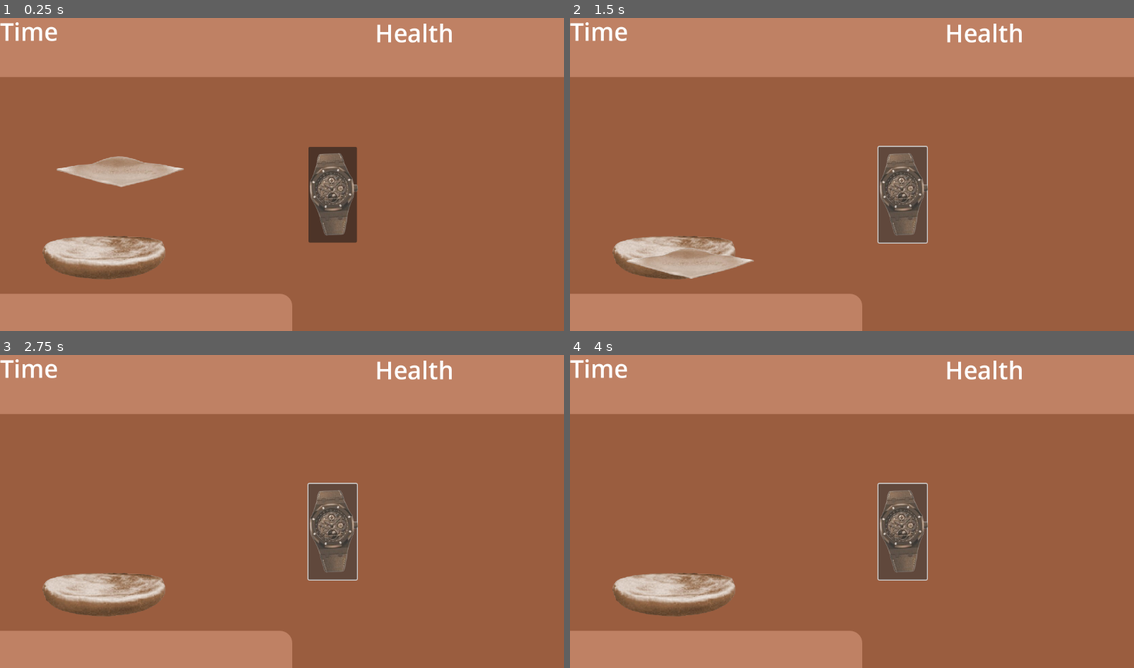
Above: before the commit, frames 1-4 (two rows, left to right).
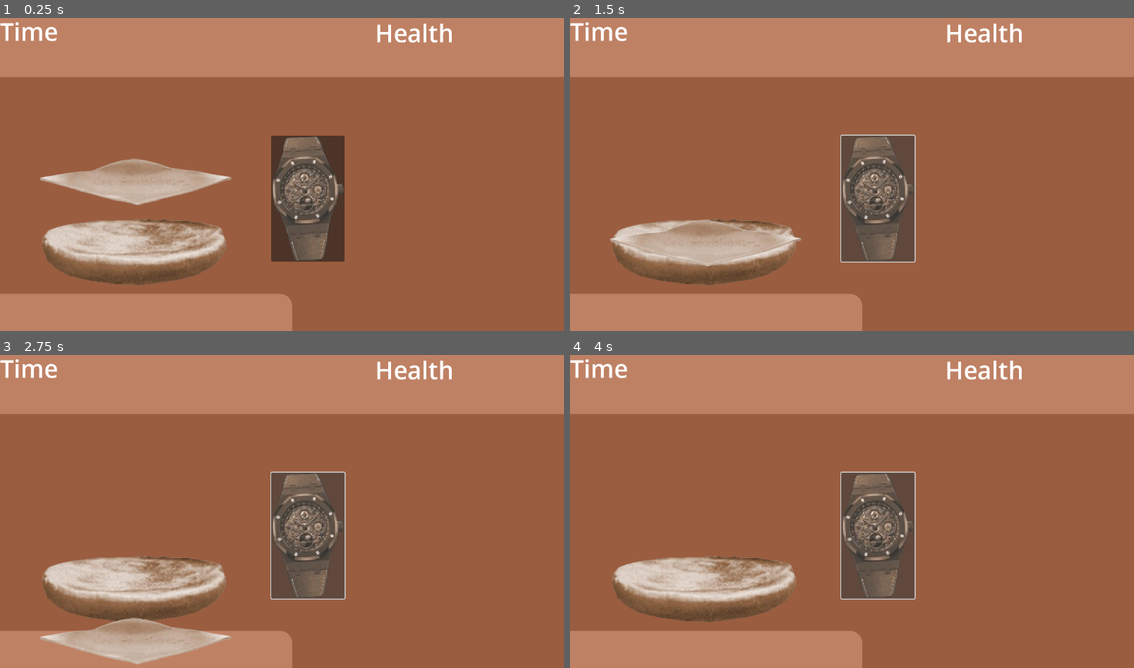
Above: after the commit, the same moments.

Repository: j-hnn/BurgerTopper
Game: Godot game, scene res://game_scene.tscn
Same seed, same stepped clock (60 frames per second), same inputs: the game is played once before the commit and once after it.
Inputs:
- Up to frame 1 (0.25 s): no input
- Up to frame 2 (1.5 s): click "Button" at 0.5 s; click "Button" at 1.25 s
- Up to frame 3 (2.75 s): click "Button" at 2 s
- Up to frame 4 (4 s): no input

The runs differ from the first frame. In frame 1, 12% of the frame differs, in the area x 7-64%, y 37-86%; in frame 2, 9.4%; in frame 3, 12%; in frame 4, 9.0%.

Commit message:
did more testing

Diff:
--- a/game_scene.tscn
+++ b/game_scene.tscn
@@ -11,6 +11,7 @@
 
 [node name="GameScene" type="Node2D"]
 script = ExtResource("1_0gi2q")
+food_scenes = Array[PackedScene]([ExtResource("3_ce7b8")])
 
 [node name="BackgroundColor" type="ColorRect" parent="."]
 anchors_preset = 15
@@ -54,25 +55,38 @@
 theme_override_styles/panel = SubResource("StyleBoxFlat_bim8i")
 
 [node name="Button" type="Button" parent="."]
-offset_left = 630.0
-offset_top = 271.0
-offset_right = 729.0
-offset_bottom = 467.0
+offset_left = 554.0
+offset_top = 248.0
+offset_right = 704.0
+offset_bottom = 506.0
 text = "Button"
 
 [node name="TextureRect" type="TextureRect" parent="Button"]
 layout_mode = 1
-anchors_preset = 15
-anchor_right = 1.0
-anchor_bottom = 1.0
+anchors_preset = 8
+anchor_left = 0.5
+anchor_top = 0.5
+anchor_right = 0.5
+anchor_bottom = 0.5
+offset_left = -75.0
+offset_top = -128.0
+offset_right = 223.0
+offset_bottom = 383.0
 grow_horizontal = 2
 grow_vertical = 2
+scale = Vector2(0.5, 0.5)
 texture = ExtResource("1_tc1vd")
 
+[node name="Timer" type="Timer" parent="."]
+wait_time = 300.0
+
 [node name="ingred_0" parent="." instance=ExtResource("3_tbdkf")]
-position = Vector2(211, 498)
+position = Vector2(271, 487)
 
 [node name="ingred_1" parent="." instance=ExtResource("3_ce7b8")]
-position = Vector2(244, 281)
+position = Vector2(275, 313)
+
+[node name="spawn_location" type="Marker2D" parent="."]
+position = Vector2(288, 164)
 
 [connection signal="pressed" from="Button" to="." method="_on_button_pressed"]
--- a/ingred/ingred_0.tscn
+++ b/ingred/ingred_0.tscn
@@ -1,13 +1,15 @@
-[gd_scene load_steps=2 format=3 uid="uid://s6bayak03idd"]
+[gd_scene load_steps=3 format=3 uid="uid://ch8jlbjqerixc"]
 
 [ext_resource type="Texture2D" uid="uid://be16ktvmsths6" path="res://Burger Topper Assets/Burger Parts/BunBottom.png" id="1_j7q8l"]
+[ext_resource type="Script" path="res://scripts/ingred_0.gd" id="1_lhi3s"]
 
-[node name="ingred0" type="Area2D"]
+[node name="ingred_0" type="CharacterBody2D" groups=["starter"]]
+scale = Vector2(1.5, 1.5)
+script = ExtResource("1_lhi3s")
 
 [node name="Sprite2D" type="Sprite2D" parent="."]
 scale = Vector2(0.7, 0.7)
 texture = ExtResource("1_j7q8l")
 
 [node name="CollisionPolygon2D" type="CollisionPolygon2D" parent="."]
-build_mode = 1
-polygon = PackedVector2Array(-59, -42, -38, -43, 0, -43, 19, -44, 39, -44, 59, -42, 77, -42, 99, -39, 120, -34, 125, -21, 127, -4, 117, 13, 103, 22, 78, 34, 39, 41, -5, 44, -46, 41, -81, 34, -104, 22, -118, 8, -122, -4, -124, -15, -121, -25, -113, -31, -100, -35, -83, -39)
+polygon = PackedVector2Array(-7, -43, 13, -44, 38, -44, 79, -42, 93, -41, 121, -34, 125, -23, 128, -9, 125, 3, 117, 13, 108, 20, 91, 28, 72, 35, 47, 40, 18, 43, -12, 44, -36, 42, -56, 39, -81, 33, -102, 22, -112, 14, -118, 7, -122, -2, -124, -10, -124, -20, -121, -27, -113, -31, -105, -36, -91, -37, -56, -43, -33, -43)
--- a/ingred/ingred_1.tscn
+++ b/ingred/ingred_1.tscn
@@ -1,9 +1,10 @@
-[gd_scene load_steps=3 format=3 uid="uid://bj3ysk6iv2e2e"]
+[gd_scene load_steps=3 format=3 uid="uid://btq36sbea62b8"]
 
 [ext_resource type="Texture2D" uid="uid://2es2itqku7gi" path="res://Burger Topper Assets/Burger Parts/BigCheese.png" id="1_1sffy"]
 [ext_resource type="Script" path="res://scripts/ingred_1.gd" id="1_olqxk"]
 
 [node name="ingred_1" type="Area2D"]
+scale = Vector2(1.5, 1.5)
 script = ExtResource("1_olqxk")
 
 [node name="Sprite2D" type="Sprite2D" parent="."]
@@ -11,11 +12,11 @@
 texture = ExtResource("1_1sffy")
 
 [node name="CollisionPolygon2D" type="CollisionPolygon2D" parent="."]
-build_mode = 1
-polygon = PackedVector2Array(-1, -28, 9, -28, 25, -23, 42, -18, 53, -15, 71, -14, 99, -9, 130, -3, 129, 0, 116, 3, 91, 13, 44, 24, 6, 34, -22, 29, -57, 21, -88, 12, -128, 0, -129, -3, -113, -5, -85, -10, -58, -12, -44, -18, -26, -24, -15, -26)
+polygon = PackedVector2Array(-1, -30, 21, -25, 35, -20, 58, -16, 93, -11, 131, -2, 128, 1, 5, 35, -63, 18, -130, -1, -121, -5, -58, -13, -20, -26, -3, -29)
 
 [node name="VisibleOnScreenNotifier2D" type="VisibleOnScreenNotifier2D" parent="."]
 position = Vector2(0, -44)
 
 [connection signal="body_entered" from="." to="." method="_on_body_entered"]
+[connection signal="body_exited" from="." to="." method="_on_body_exited"]
 [connection signal="screen_exited" from="VisibleOnScreenNotifier2D" to="." method="_on_visible_on_screen_notifier_2d_screen_exited"]
--- a/scripts/game_scene.gd
+++ b/scripts/game_scene.gd
@@ -1,12 +1,19 @@
 extends Node2D
 
+@export var food_scenes: Array[PackedScene] = []
 
-# Called when the node enters the scene tree for the first time.
+@onready var ingred_0 = $ingred_0
+@onready var ingred_1 = $ingred_1
+@onready var time_text = $CanvasLayer/TimeText
+@onready var timer = $Timer
+@onready var food_container = $food_container
+@onready var spawn_location = $spawn_location
+
+var done_burgers = 0
+
 func _ready():
-	pass # Replace with function body.
+	pass
 
-
-# Called every frame. 'delta' is the elapsed time since the previous frame.
 func _process(delta):
 	pass
 
@@ -14,5 +21,5 @@
 func _on_button_pressed():
 	print("pressed")
 
-func die():
-	queue_free()
+func _inside_or_not():
+	pass
--- a/scripts/ingred_0.gd
+++ b/scripts/ingred_0.gd
@@ -1,5 +1 @@
-class_name starter extends Sprite2D
-
-
-func _process(delta):
-	pass
+class_name starter extends CharacterBody2D
--- a/scripts/ingred_1.gd
+++ b/scripts/ingred_1.gd
@@ -1,22 +1,26 @@
 class_name food extends Area2D
 
-@export var speed = 150
+signal collision
+var inside = false
 
-# Called when the node enters the scene tree for the first time.
-func _ready():
-	pass # Replace with function body.
+@export var speed = 100
 
-
-# Called every frame. 'delta' is the elapsed time since the previous frame.
-func _process(delta):
+func _physics_process(delta):
 	global_position.y += speed * delta
+	print(inside)
 
 
 func _on_body_entered(body):
 	if body is starter:
-		body.die()
+		print("entered body")
+		inside = true
+		collision.emit()
 
 
 func _on_visible_on_screen_notifier_2d_screen_exited():
+	print("exited")
 	queue_free()
-	print("exited")
+
+
+func _on_body_exited(body):
+	inside = false
Binary file changed: Burger Topper Assets/Button.png
Not shown, changed: Burger Topper Assets/Button.png.import
Not shown: 1 places in game_scene.tscn that only renumber resources
